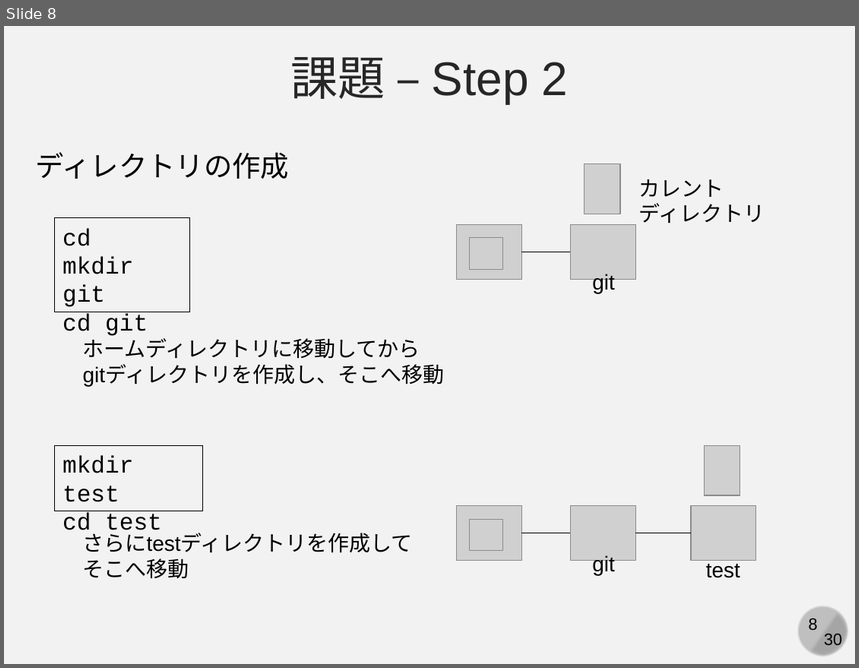
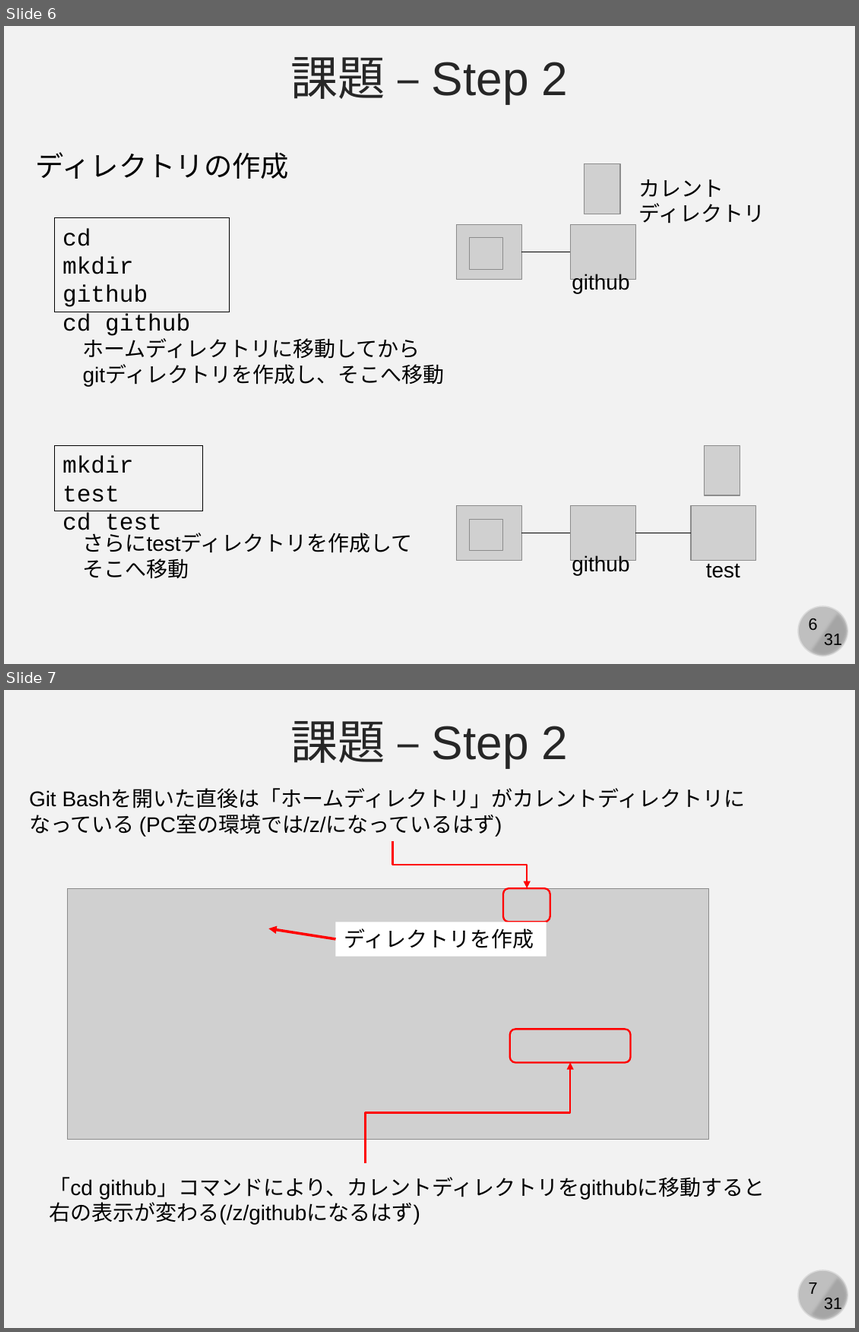
Before and after one commit to kaityo256/github, a slide deck: practice_basic/fig/slide.pptx. Shown one above the other, each under a label of ours: slide 8 before the commit, slides 6 and 7 after it. The pictures are 859x668 and 859x1332 pixels, drawn with LibreOffice and Linux fonts; fonts in the diff are those of the drawing; grey boxes stand for pictures. Boxes give left, top, right and bottom in pixels: in the first picture for what was removed or moved away, otherwise in the second. Text is boxed around its words. In the diff, an @@ line names an element or a change of style, - is before the commit and + after.

Commit message:
:memo: updates figure

```diff
--- a/practice_basic/fig/slide.pptx
+++ b/practice_basic/fig/slide.pptx
@@ slide 7 added at (4, 690, 855, 1328), background #F2F2F2; not listed: 4 template elements that a slide beside it also shows @@
@@ text added at (291, 721, 569, 768), 40 pt, text #262626 @@
+課題 – Step 2
@@ text added at (29, 790, 746, 836), 18 pt, text #000000 @@
+Git Bashを開いた直後は「ホームディレクトリ」がカレントディレクトリに
+なっている (PC室の環境では/z/になっているはず)
@@ elbow arrow added from (393, 841) to (527, 888), #FF0000 1.5 pt @@
@@ picture added at (68, 888, 709, 1139) @@
@@ rounded rectangle added at (503, 888, 550, 922), outline #FF0000 1.5 pt @@
@@ arrow added from (336, 939) to (268, 929), #FF0000 2.25 pt @@
@@ rectangle added at (336, 923, 546, 957), fill #FFFFFF, 18 pt, text #000000 @@
+ディレクトリを作成
@@ rounded rectangle added at (509, 1030, 630, 1063), outline #FF0000 1.5 pt @@
@@ elbow arrow added from (366, 1163) to (570, 1063), #FF0000 1.5 pt @@
@@ text added at (49, 1177, 766, 1225), 18 pt, text #000000 @@
+「cd github」コマンドにより、カレントディレクトリをgithubに移動すると
+右の表示が変わる(/z/githubになるはず)
@@ what was slide 8 is now slide 6 @@
@@ slide 6 changed as well @@
@@ rectangle "cd": place and size @@
-rectangle "cd" at (54, 218, 189, 312)
+rectangle "cd" at (54, 218, 229, 312)
@@ text in rectangle at (63, 257, 190, 336): text changed @@
-mkdir git
-cd git
+mkdir github
+cd github
@@ text at (572, 274, 629, 294): text changed @@
-git
+github
@@ text at (572, 556, 629, 575): text changed @@
-git
+github
@@ page number at (809, 619, 818, 630): text changed @@
-8
+6
@@ text at (824, 634, 842, 649): text changed @@
-30
+31
```
Also in this commit, not shown: 29 other slides changed.
